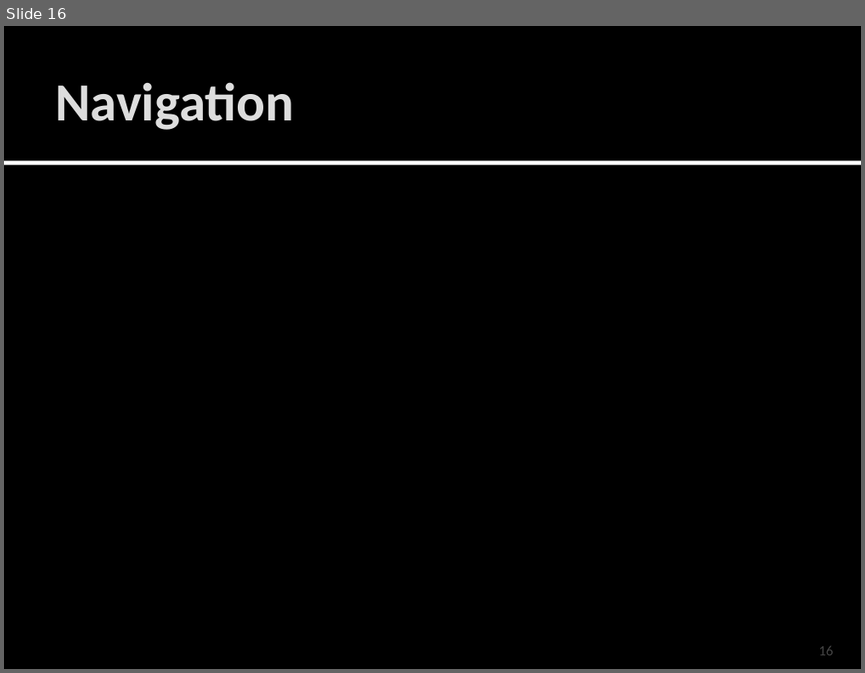
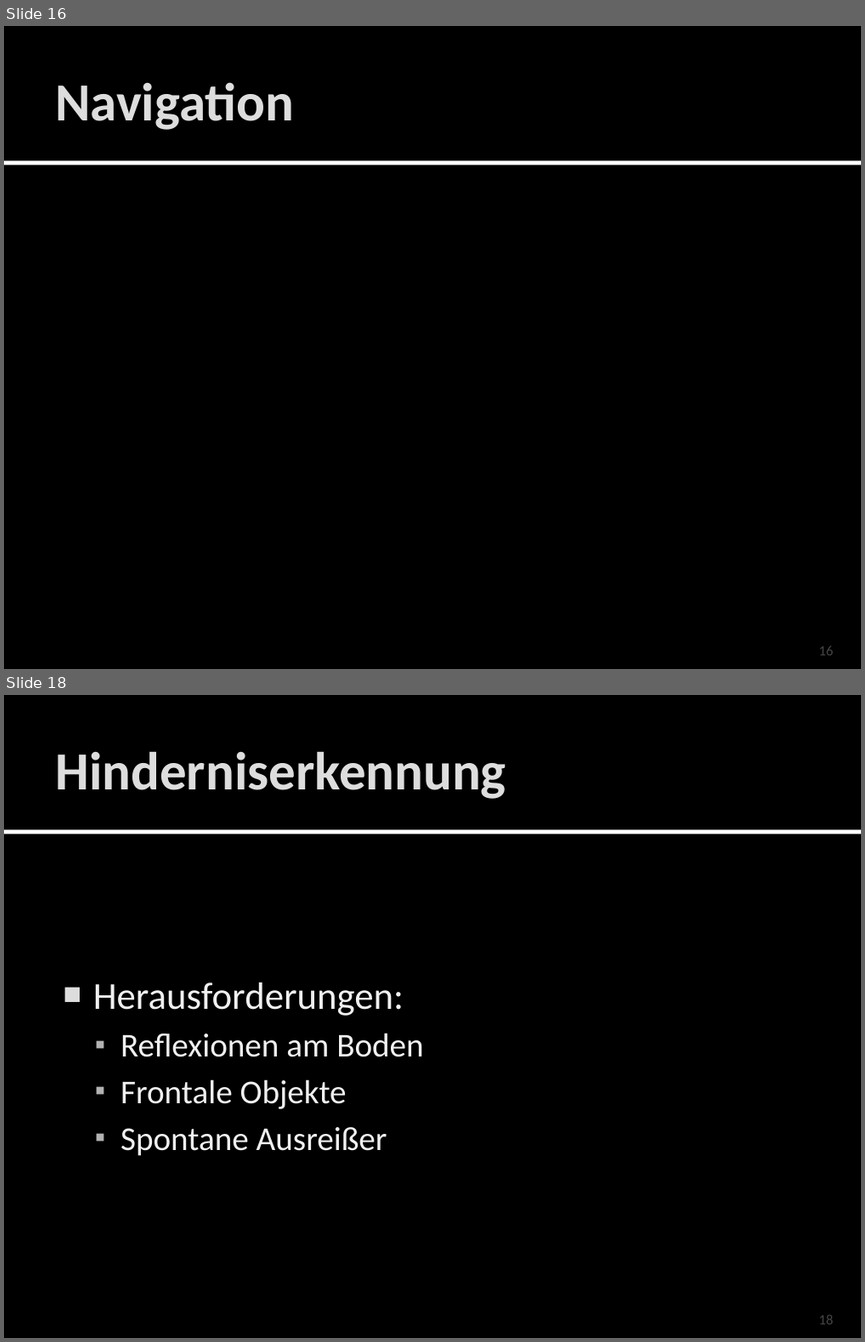
Before and after one commit to Xjs/robotik, a slide deck: GPS auf Rädern.pptx. Shown one above the other, each under a label of ours: slide 16 before the commit, slides 16 and 18 after it; the slides between them are not shown. The pictures are 865x673 and 865x1342 pixels, drawn with LibreOffice and Linux fonts; fonts in the diff are those of the drawing; background and template pictures are left out. Boxes give left, top, right and bottom in pixels: in the first picture for what was removed or moved away, otherwise in the second. Text is boxed around its words. In the diff, an @@ line names an element or a change of style, - is before the commit and + after.

```diff
--- a/GPS auf Rädern.pptx
+++ b/GPS auf Rädern.pptx
@@ slide 18 added at bbox=[4, 695, 861, 1338], background #000000; not listed: 2 template elements that a slide beside it also shows @@
@@ title added at bbox=[55, 751, 506, 799], 45 pt, text #DDDDDD, bold @@
+Hinderniserkennung
@@ text added at bbox=[93, 982, 424, 1156], 28 pt, text #F0F0F0 @@
+■ Herausforderungen:
+  ▪ Reflexionen am Boden
+  ▪ Frontale Objekte
+  ▪ Spontane Ausreißer
@@ page number added at bbox=[818, 1315, 833, 1324], 12 pt, text #454545 @@
+18
```
Also in this commit, not shown: 2 slides changed.
